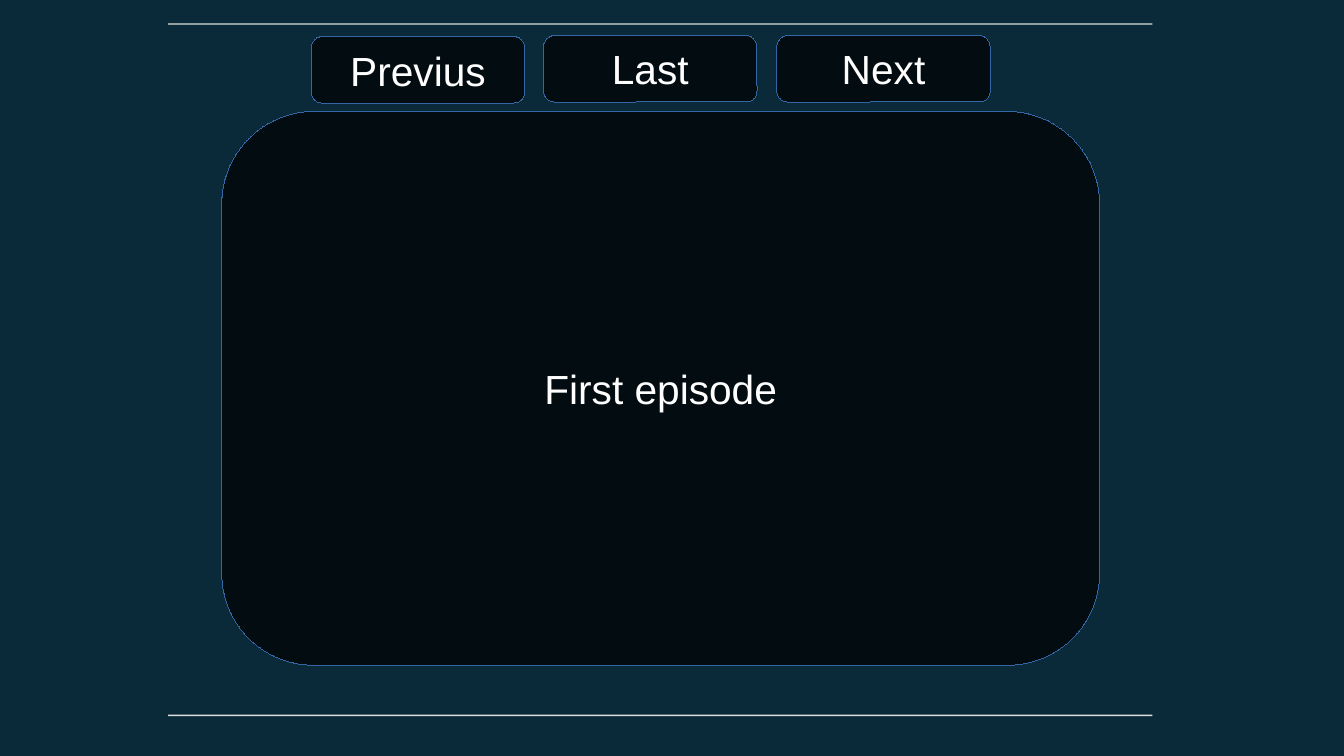
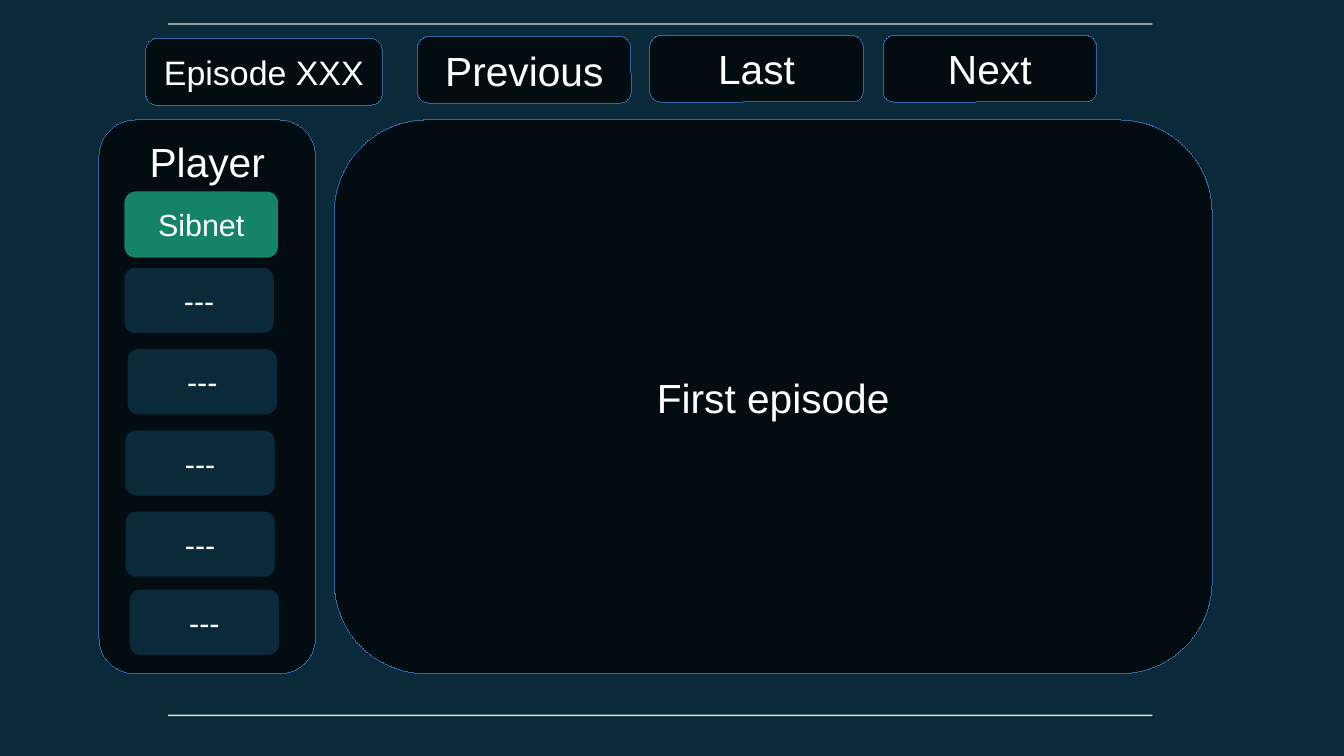
Before and after one commit to lebgdu543/OfflineAnime, a slide deck: slide 7 of offline anime website.odp (slide 6 before the commit). Drawn at 1344x756 pixels with LibreOffice and Linux fonts; fonts in the diff are those of the drawing. Boxes give left, top, right and bottom in pixels: in the first picture for what was removed or moved away, otherwise in the second. Text is boxed around its words. In the diff, an @@ line names an element or a change of style, - is before the commit and + after.

Commit message:
updated the odp file

```diff
--- a/offline anime website.odp
+++ b/offline anime website.odp
@@ rounded rectangle added at (x1=146, y1=39, x2=383, y2=106), fill #030D11, outline #3465A4 0 pt, 20 pt, text #FFFFFF @@
+Episode XXX
@@ 3 rounded rectangles moved together from (x1=311, y1=35, x2=990, y2=104) to (x1=417, y1=35, x2=1096, y2=104) @@
@@ text in rounded rectangle at (x1=445, y1=56, x2=603, y2=87): text changed @@
-Previus
+Previous
@@ freeform shape added at (x1=99, y1=120, x2=316, y2=673), fill #030D11, outline #3465A4 0 pt, 24 pt, text #FFFFFF @@
+Player
@@ rounded rectangle "First episode" moved from (x1=222, y1=111, x2=1100, y2=665) to (x1=334, y1=120, x2=1212, y2=673) @@
@@ rounded rectangle added at (x1=124, y1=191, x2=278, y2=257), fill #158466, 18 pt, text #FFFFFF @@
+Sibnet
@@ rounded rectangle added at (x1=124, y1=268, x2=274, y2=333), fill #0A2A39, 18 pt, text #FFFFFF @@
+---
@@ rounded rectangle added at (x1=128, y1=349, x2=278, y2=413), fill #0A2A39, 18 pt, text #FFFFFF @@
+---
@@ rounded rectangle added at (x1=126, y1=431, x2=276, y2=495), fill #0A2A39, 18 pt, text #FFFFFF @@
+---
@@ rounded rectangle added at (x1=126, y1=512, x2=276, y2=577), fill #0A2A39, 18 pt, text #FFFFFF @@
+---
@@ rounded rectangle added at (x1=129, y1=590, x2=279, y2=655), fill #0A2A39, 18 pt, text #FFFFFF @@
+---
```
Also in this commit, not shown: 3 other slides changed, 7 slides added.
